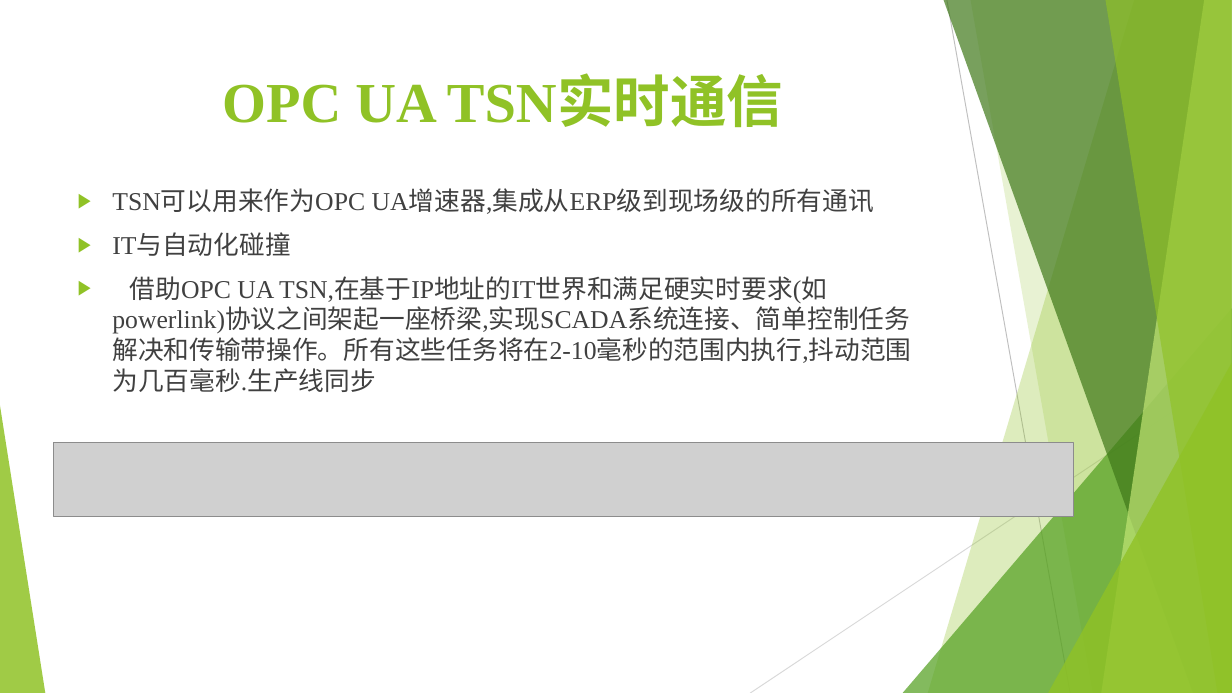
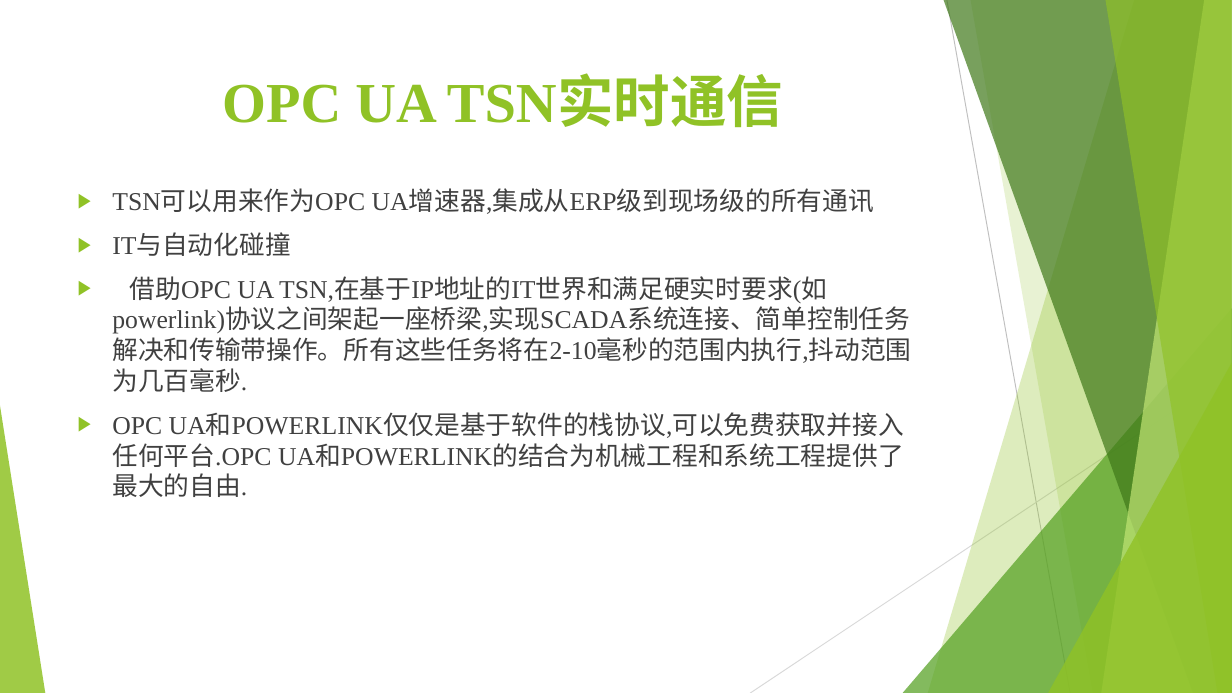
Before and after one commit to marinajacks/powerlink, a slide deck: slide 6 of 研究组会/组会PPT.pptx. Drawn at 1232x693 pixels with LibreOffice and Linux fonts; fonts in the diff are those of the drawing; grey boxes stand for pictures. Boxes give left, top, right and bottom in pixels: in the first picture for what was removed or moved away, otherwise in the second. Text is boxed around its words. In the diff, an @@ line names an element or a change of style, - is before the commit and + after.

```diff
--- a/研究组会/组会PPT.pptx
+++ b/研究组会/组会PPT.pptx
@@ text at <box>112,276,911,467</box>: text changed @@
-▶ 借助OPC UA TSN,在基于IP地址的IT世界和满足硬实时要求(如powerlink)协议之间架起一座桥梁,实现SCADA系统连接、简单控制任务解决和传输带操作。所有这些任务将在2-10毫秒的范围内执行,抖动范围为几百毫秒.生产线同步
+▶ 借助OPC UA TSN,在基于IP地址的IT世界和满足硬实时要求(如powerlink)协议之间架起一座桥梁,实现SCADA系统连接、简单控制任务解决和传输带操作。所有这些任务将在2-10毫秒的范围内执行,抖动范围为几百毫秒.
+▶ OPC UA和POWERLINK仅仅是基于软件的栈协议,可以免费获取并接入任何平台.OPC UA和POWERLINK的结合为机械工程和系统工程提供了最大的自由.
@@ picture removed at <box>54,442,1075,516</box> @@
```
Also in this commit, not shown: 1 other file.
